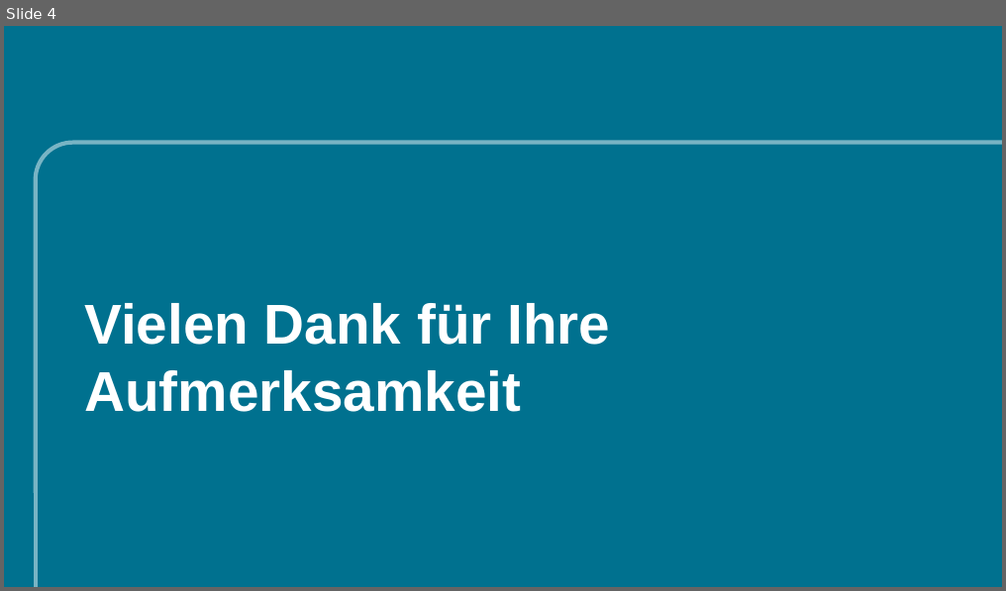
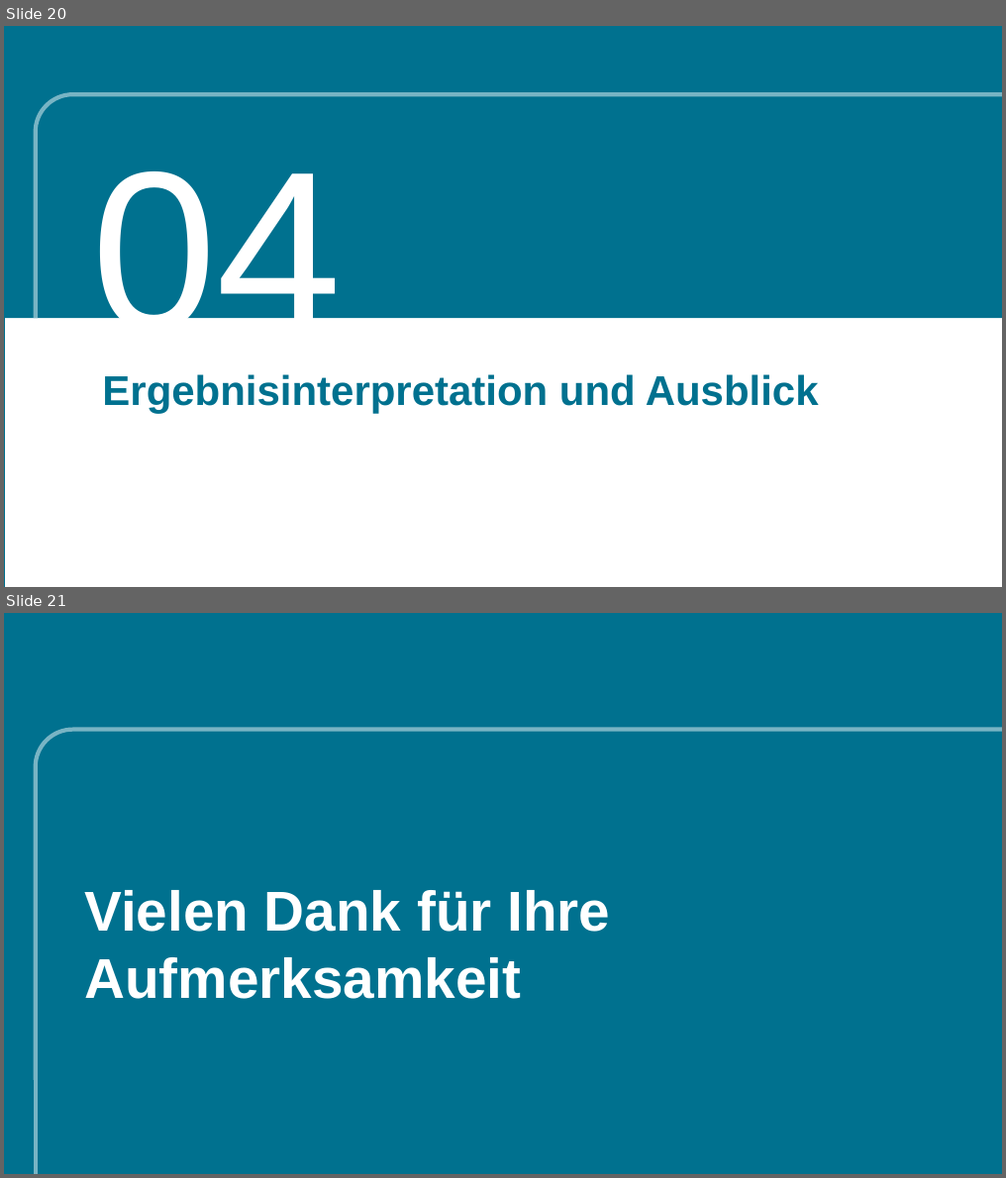
Before and after one commit to Facemirrored/go-pro-pruefung, a slide deck: data/documents/IHK_Präsentation.pptx. Shown one above the other, each under a label of ours: slide 4 before the commit, slides 20 and 21 after it. The pictures are 1006x591 and 1006x1178 pixels, drawn with LibreOffice and Linux fonts; fonts in the diff are those of the drawing; background and template pictures are left out. Boxes give left, top, right and bottom in pixels: in the first picture for what was removed or moved away, otherwise in the second. Text is boxed around its words. In the diff, an @@ line names an element or a change of style, - is before the commit and + after.

```diff
--- a/data/documents/IHK_Präsentation.pptx
+++ b/data/documents/IHK_Präsentation.pptx
@@ slide 20 added at <box>4,26,1002,587</box>, background #FFFFFF; not listed: 1 template element that a slide beside it also shows @@
@@ rectangle added at <box>4,26,1002,319</box>, fill #00718F @@
@@ freeform shape added at <box>36,95,1002,446</box>, outline #78B4C4 4 pt @@
@@ text added at <box>91,172,342,369</box>, 217 pt, text #FFFFFF @@
+04
@@ rectangle added at <box>4,319,1002,587</box>, fill #FFFFFF @@
@@ text added at <box>102,374,819,413</box>, 40 pt, text #00718F, bold @@
+Ergebnisinterpretation und Ausblick
@@ what was slide 4 is now slide 21 @@
```
Also in this commit, not shown: 2 slides changed, 16 other slides added, 3 other files.
